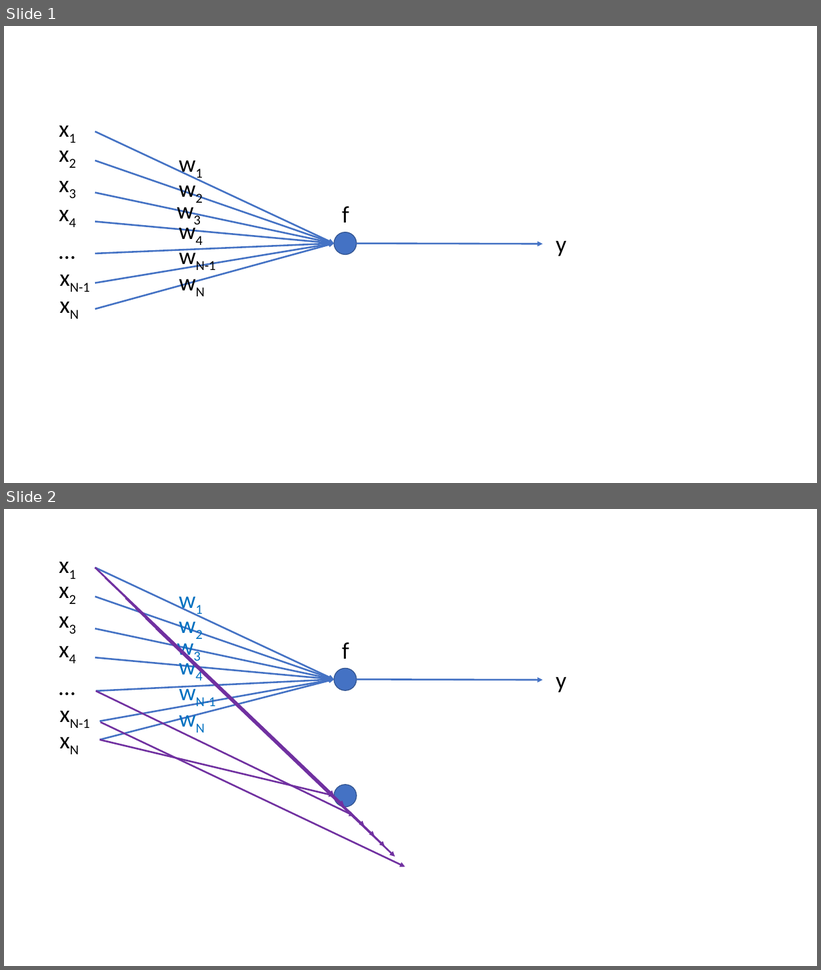
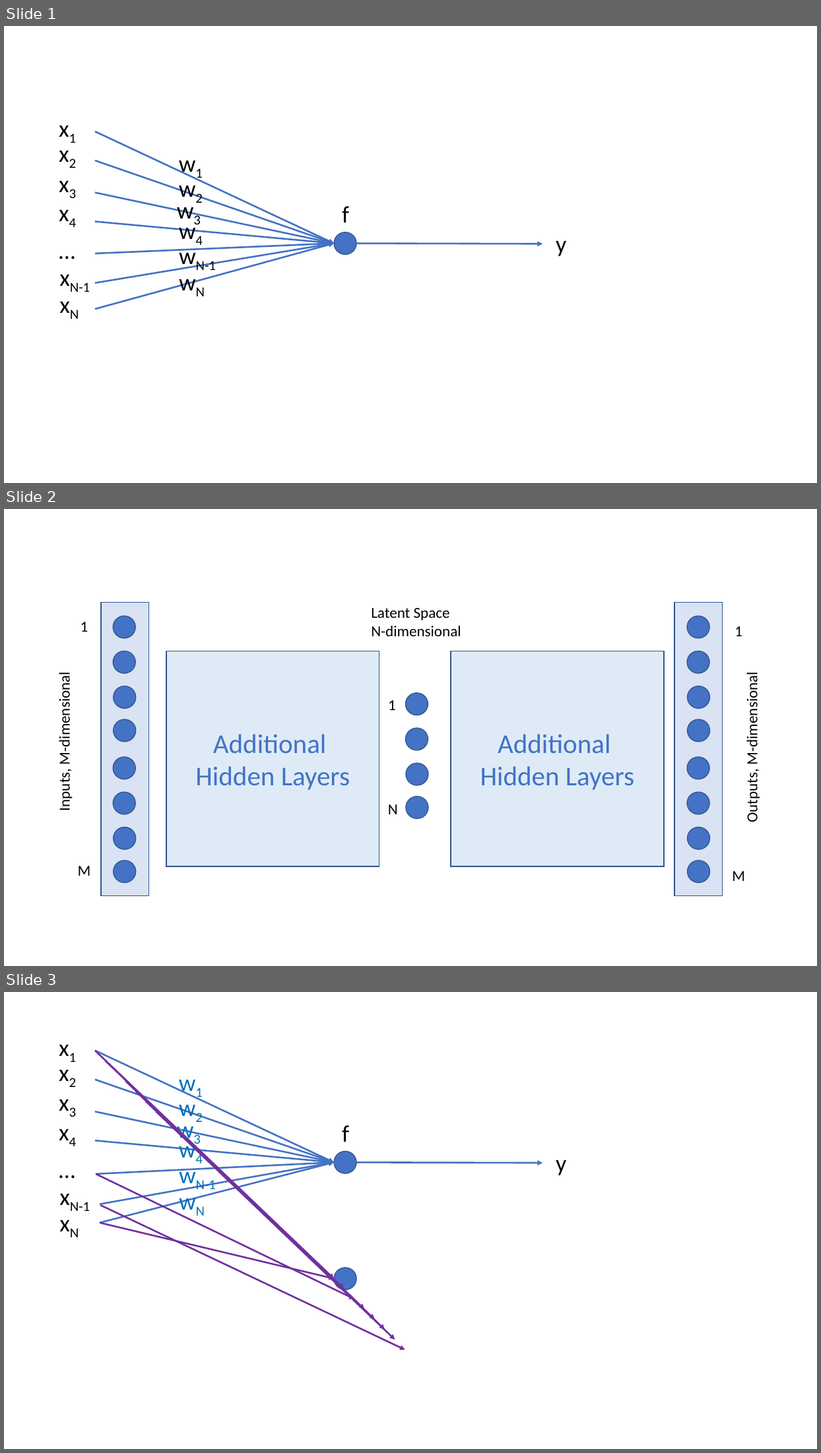
Before and after one commit to tommasoboccali/capitoloMLFisMed, a slide deck: images/artificialneuron.pptx. Shown one above the other, each under a label of ours: slides 1 and 2 before the commit, slides 1, 2 and 3 after it. The pictures are 821x970 and 821x1453 pixels, drawn with LibreOffice and Linux fonts; fonts in the diff are those of the drawing. Boxes give left, top, right and bottom in pixels: in the first picture for what was removed or moved away, otherwise in the second. Text is boxed around its words. In the diff, an @@ line names an element or a change of style, - is before the commit and + after.

```diff
--- a/images/artificialneuron.pptx
+++ b/images/artificialneuron.pptx
@@ slide 2 added at (x1=4, y1=509, x2=817, y2=966), background #FFFFFF @@
@@ rectangle added at (x1=101, y1=602, x2=149, y2=896), fill #DAE3F3, outline #325491 1 pt @@
@@ rectangle added at (x1=675, y1=602, x2=722, y2=896), fill #DAE3F3, outline #325491 1 pt @@
@@ text added at (x1=81, y1=622, x2=88, y2=632), 18 pt, text #000000 @@
+1
@@ ellipse added at (x1=113, y1=616, x2=136, y2=638), fill #4472C4, outline #325491 1 pt @@
@@ text added at (x1=371, y1=608, x2=461, y2=636), 18 pt, text #000000 @@
+Latent Space
+N-dimensional
@@ ellipse added at (x1=687, y1=616, x2=710, y2=638), fill #4472C4, outline #325491 1 pt @@
@@ text added at (x1=735, y1=626, x2=743, y2=636), 18 pt, text #000000 @@
+1
@@ ellipse added at (x1=113, y1=651, x2=136, y2=674), fill #4472C4, outline #325491 1 pt @@
@@ rectangle added at (x1=166, y1=651, x2=379, y2=867), fill #DEEBF7, outline #325491 1 pt, 32 pt, text #4472C4 @@
+Additional
+Hidden Layers
@@ rectangle added at (x1=451, y1=651, x2=664, y2=867), fill #DEEBF7, outline #325491 1 pt, 32 pt, text #4472C4 @@
+Additional
+Hidden Layers
@@ ellipse added at (x1=687, y1=651, x2=710, y2=674), fill #4472C4, outline #325491 1 pt @@
@@ text added at (x1=55, y1=681, x2=74, y2=810), 18 pt, text #000000 @@
+Inputs, M-dimensional
@@ ellipse added at (x1=113, y1=687, x2=136, y2=709), fill #4472C4, outline #325491 1 pt @@
@@ ellipse added at (x1=688, y1=687, x2=710, y2=709), fill #4472C4, outline #325491 1 pt @@
@@ text added at (x1=743, y1=681, x2=762, y2=822), 18 pt, text #000000 @@
+Outputs, M-dimensional
@@ text added at (x1=388, y1=700, x2=396, y2=710), 18 pt, text #000000 @@
+1
@@ ellipse added at (x1=405, y1=693, x2=428, y2=716), fill #4472C4, outline #325491 1 pt @@
@@ ellipse added at (x1=113, y1=720, x2=136, y2=742), fill #4472C4, outline #325491 1 pt @@
@@ ellipse added at (x1=688, y1=720, x2=710, y2=742), fill #4472C4, outline #325491 1 pt @@
@@ ellipse added at (x1=405, y1=728, x2=428, y2=751), fill #4472C4, outline #325491 1 pt @@
@@ ellipse added at (x1=113, y1=757, x2=136, y2=780), fill #4472C4, outline #325491 1 pt @@
@@ ellipse added at (x1=406, y1=763, x2=428, y2=786), fill #4472C4, outline #325491 1 pt @@
@@ ellipse added at (x1=687, y1=757, x2=710, y2=780), fill #4472C4, outline #325491 1 pt @@
@@ ellipse added at (x1=113, y1=792, x2=136, y2=815), fill #4472C4, outline #325491 1 pt @@
@@ text added at (x1=388, y1=805, x2=398, y2=815), 18 pt, text #000000 @@
+N
@@ ellipse added at (x1=406, y1=796, x2=428, y2=819), fill #4472C4, outline #325491 1 pt @@
@@ ellipse added at (x1=687, y1=792, x2=710, y2=815), fill #4472C4, outline #325491 1 pt @@
@@ ellipse added at (x1=113, y1=827, x2=136, y2=850), fill #4472C4, outline #325491 1 pt @@
@@ ellipse added at (x1=688, y1=827, x2=710, y2=850), fill #4472C4, outline #325491 1 pt @@
@@ ellipse added at (x1=113, y1=861, x2=136, y2=883), fill #4472C4, outline #325491 1 pt @@
@@ ellipse added at (x1=688, y1=861, x2=710, y2=883), fill #4472C4, outline #325491 1 pt @@
@@ text added at (x1=78, y1=866, x2=91, y2=876), 18 pt, text #000000 @@
+M
@@ text added at (x1=732, y1=871, x2=745, y2=881), 18 pt, text #000000 @@
+M
@@ what was slide 2 is now slide 3 @@
```
Also in this commit, not shown: 1 other slide added, 3 other files.
